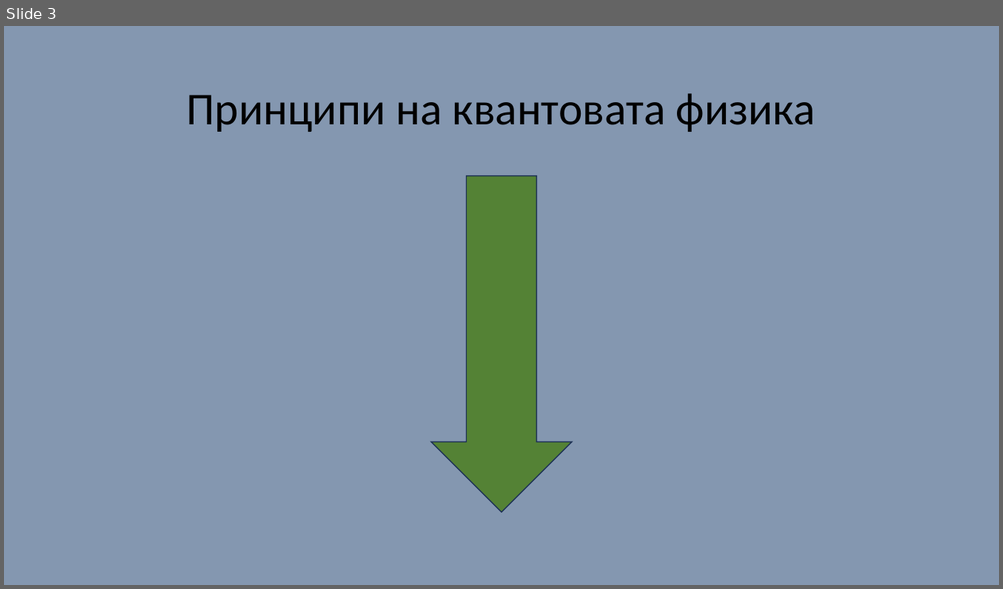
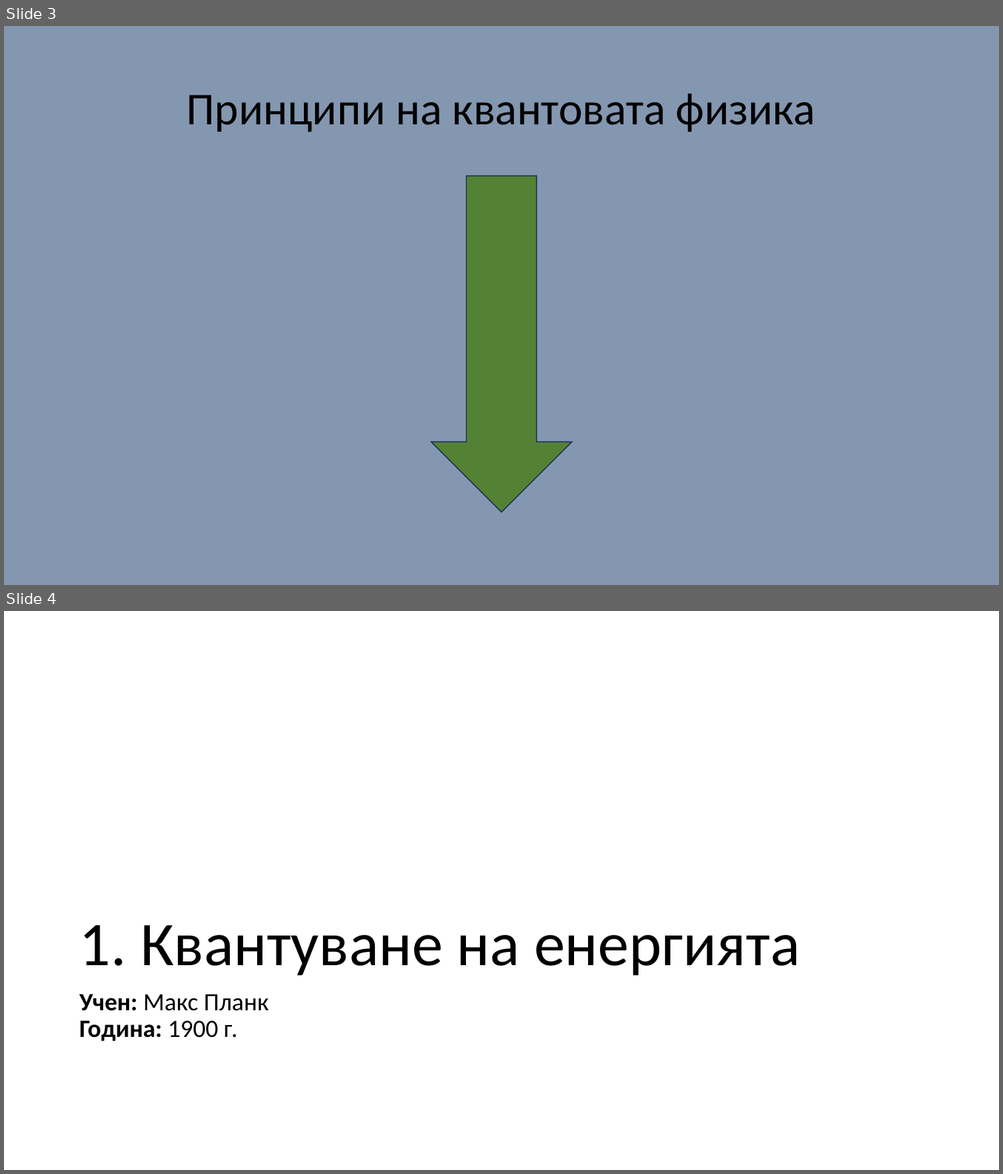
Before and after one commit to LAB5fire/PPQM, a slide deck: kvantova vizika.pptx. Shown one above the other, each under a label of ours: slide 3 before the commit, slides 3 and 4 after it. The pictures are 1003x589 and 1003x1174 pixels, drawn with LibreOffice and Linux fonts; fonts in the diff are those of the drawing. Boxes give left, top, right and bottom in pixels: in the first picture for what was removed or moved away, otherwise in the second. Text is boxed around its words. In the diff, an @@ line names an element or a change of style, - is before the commit and + after.

```diff
--- a/kvantova vizika.pptx
+++ b/kvantova vizika.pptx
@@ slide 4 added at <box>4,611,999,1170</box>, background #FFFFFF @@
@@ title added at <box>79,925,800,976</box>, 60 pt, text #000000 @@
+1. Квантуване на енергията
@@ text added at <box>79,994,269,1042</box>, 24 pt, text #000000 @@
+Учен: Макс Планк
+Година: 1900 г.
```
Also in this commit, not shown: 1 other slide added, 1 slide removed, 1 other file.
